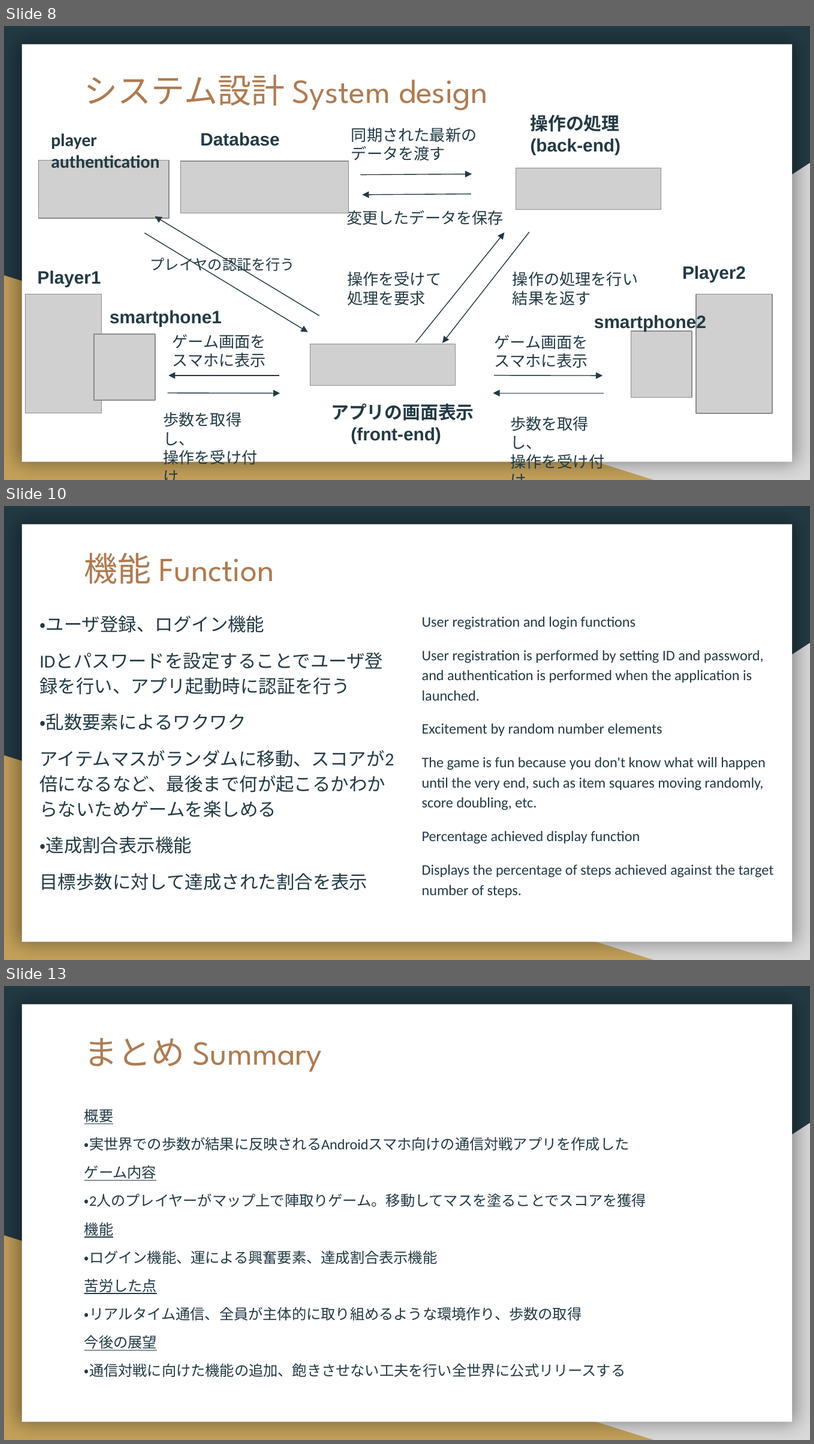
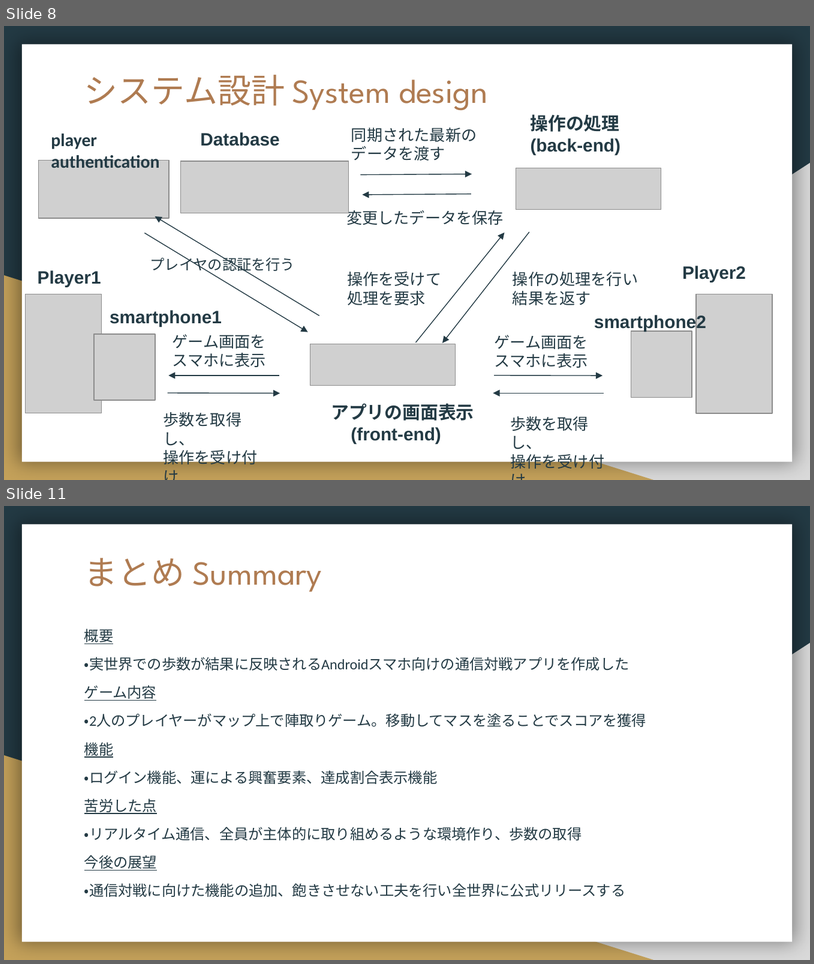
Before and after one commit to akimoto834/portfolio, a slide deck: 実習Group4_0521最終発表.pptx. Shown one above the other, each under a label of ours: slides 8, 10 and 13 before the commit, slides 8 and 11 after it; the slides between them are not shown. The pictures are 814x1444 and 814x964 pixels, drawn with LibreOffice and Linux fonts; fonts in the diff are those of the drawing; grey boxes stand for pictures. Boxes give left, top, right and bottom in pixels: in the first picture for what was removed or moved away, otherwise in the second. Text is boxed around its words. In the diff, an @@ line names an element or a change of style, - is before the commit and + after.

```diff
--- a/実習Group4_0521最終発表.pptx
+++ b/実習Group4_0521最終発表.pptx
@@ slide 10 removed at <box>4,506,810,960</box>, background #233A44; not listed: 3 template elements that a slide beside it also shows @@
@@ title removed at <box>84,553,274,584</box> @@
-機能 Function
@@ text removed at <box>39,615,394,890</box> @@
-・ユーザ登録、ログイン機能
-IDとパスワードを設定することでユーザ登録を行い、アプリ起動時に認証を行う
-・乱数要素によるワクワク
-アイテムマスがランダムに移動、スコアが2倍になるなど、最後まで何が起こるかわからないためゲームを楽しめる
-・達成割合表示機能
-目標歩数に対して達成された割合を表示
@@ text removed at <box>422,616,774,897</box> @@
-User registration and login functions
-User registration is performed by setting ID and password, and authentication is performed when the application is launched.
-Excitement by random number elements
-The game is fun because you don't know what will happen until the very end, such as item squares moving randomly, score doubling, etc.
-Percentage achieved display function
-Displays the percentage of steps achieved against the target number of steps.
@@ what was slide 13 is now slide 11 @@
```
Also in this commit, not shown: 5 slides changed, 4 other slides removed, 3 other files.
